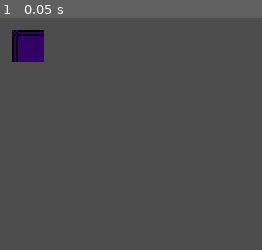
Above: before the commit, frame 1.
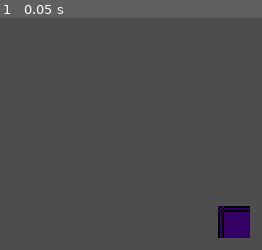
Above: after the commit, the same moment.

Repository: GustavoKimura/synapse-protocol
Game: Godot game, scene res://Scenes/world.tscn
Two runs of this game, one before a commit and one after it. Both use one fixed random seed, a clock stepped at 60 frames per second and the inputs below.
Inputs:
- Up to frame 1 (0.05 s): no input

The runs differ from the first frame. In frame 1, 3.4% of the frame differs, in the area x 4-96%, y 5-95%.

Commit message:
feat: implement non-blocking asynchronous http client for npc cognition in godot

Diff:
--- a/client/Scenes/npc_base.tscn
+++ b/client/Scenes/npc_base.tscn
@@ -17,3 +17,5 @@
 
 [node name="CollisionShape2D" type="CollisionShape2D" parent="."]
 shape = SubResource("RectangleShape2D_collider")
+
+[node name="CognitiveAPI" type="HTTPRequest" parent="."]
--- a/client/Scenes/world.tscn
+++ b/client/Scenes/world.tscn
@@ -11,4 +11,4 @@
 format = 2
 
 [node name="NPCBase" parent="." unique_id=1327974995 instance=ExtResource("1_a02cp")]
-position = Vector2(293, 145)
+position = Vector2(396.495, 233)
--- a/client/Scripts/npc_base.gd
+++ b/client/Scripts/npc_base.gd
@@ -2,7 +2,39 @@
 
 @export var speed: float = 64.0
 @export var target_direction: Vector2 = Vector2.ZERO
+@export var npc_name: String = "Subject_01"
+@export var system_prompt: String = "You are a simulated human. Respond in one sentence."
+@export var cognition_url: String = "http://127.0.0.1:8000/process_cognition"
+
+@onready var cognitive_api: HTTPRequest = $CognitiveAPI
+
+var current_thought: String = ""
+
+func _ready() -> void:
+	cognitive_api.request_completed.connect(_on_cognitive_api_request_completed)
+	stimulate_cognition("Wake up.")
 
 func _physics_process(_delta: float) -> void:
 	velocity = target_direction.normalized() * speed
 	move_and_slide()
+
+func stimulate_cognition(stimulus: String) -> void:
+	var payload := {
+		"npc_name": npc_name,
+		"system_prompt": system_prompt,
+		"stimulus": stimulus,
+		"temperature": 0.7
+	}
+	var json_payload := JSON.stringify(payload)
+	var headers := ["Content-Type: application/json"]
+	cognitive_api.request(cognition_url, headers, HTTPClient.METHOD_POST, json_payload)
+
+func _on_cognitive_api_request_completed(_result: int, response_code: int, _headers: PackedStringArray, body: PackedByteArray) -> void:
+	if response_code == 200:
+		var json := JSON.new()
+		var error := json.parse(body.get_string_from_utf8())
+		if error == OK:
+			var response_data = json.data
+			if response_data.has("action_thought"):
+				current_thought = response_data["action_thought"]
+				print("[", npc_name, "] Thought received: ", current_thought)
